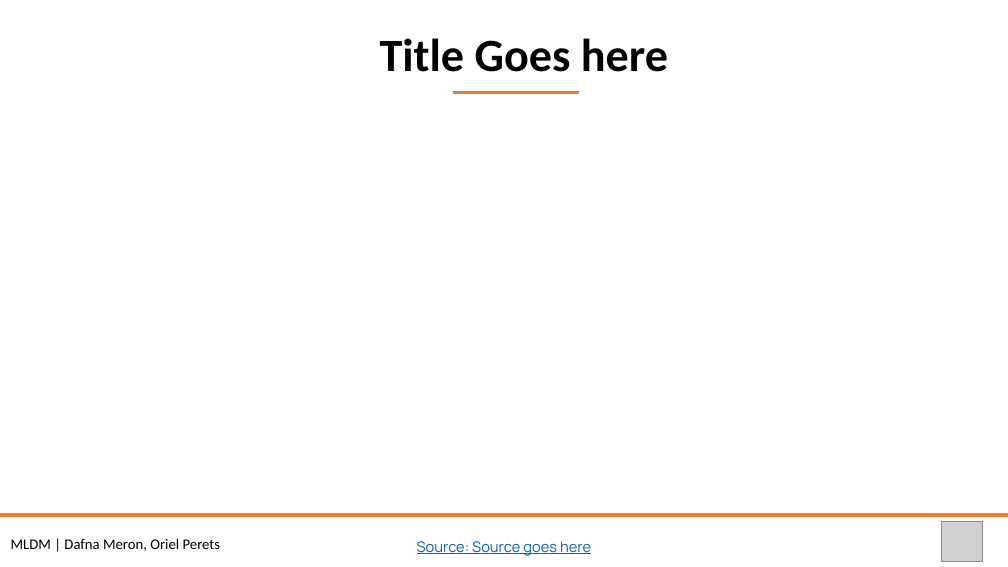
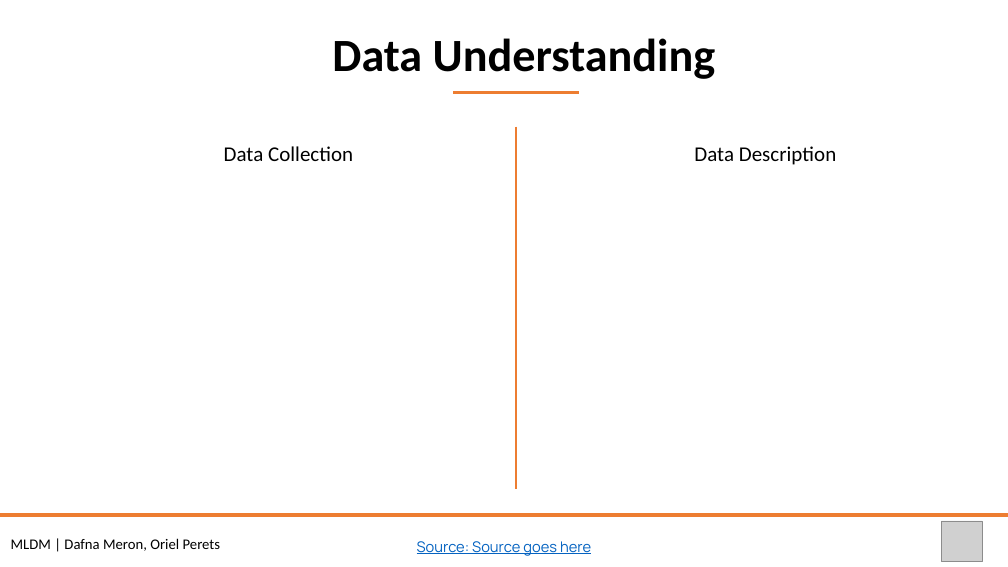
Before and after one commit to oriel9p/Booking-Cancellation-Forecast, a slide deck: slide 7 of MLDM Assgn Presentation - Hotel Booking Cancellations Prediction.pptx (slide 2 before the commit). Drawn at 1008x567 pixels with LibreOffice and Linux fonts; fonts in the diff are those of the drawing; grey boxes stand for pictures. Boxes give left, top, right and bottom in pixels: in the first picture for what was removed or moved away, otherwise in the second. Text is boxed around its words. In the diff, an @@ line names an element or a change of style, - is before the commit and + after.

Commit message:
presentation, data description

```diff
--- a/MLDM Assgn Presentation - Hotel Booking Cancellations Prediction.pptx
+++ b/MLDM Assgn Presentation - Hotel Booking Cancellations Prediction.pptx
@@ text at [332, 38, 716, 79]: text changed @@
-Title Goes here
+Data Understanding
@@ text added at [224, 146, 353, 161], 20 pt, text #000000 @@
+Data Collection
@@ line added from (516, 126) to (516, 489), #ED7D31 1.5 pt @@
@@ text added at [694, 146, 836, 165], 20 pt, text #000000 @@
+Data Description
```
Also in this commit, not shown: 9 slides added, 5 other files.
